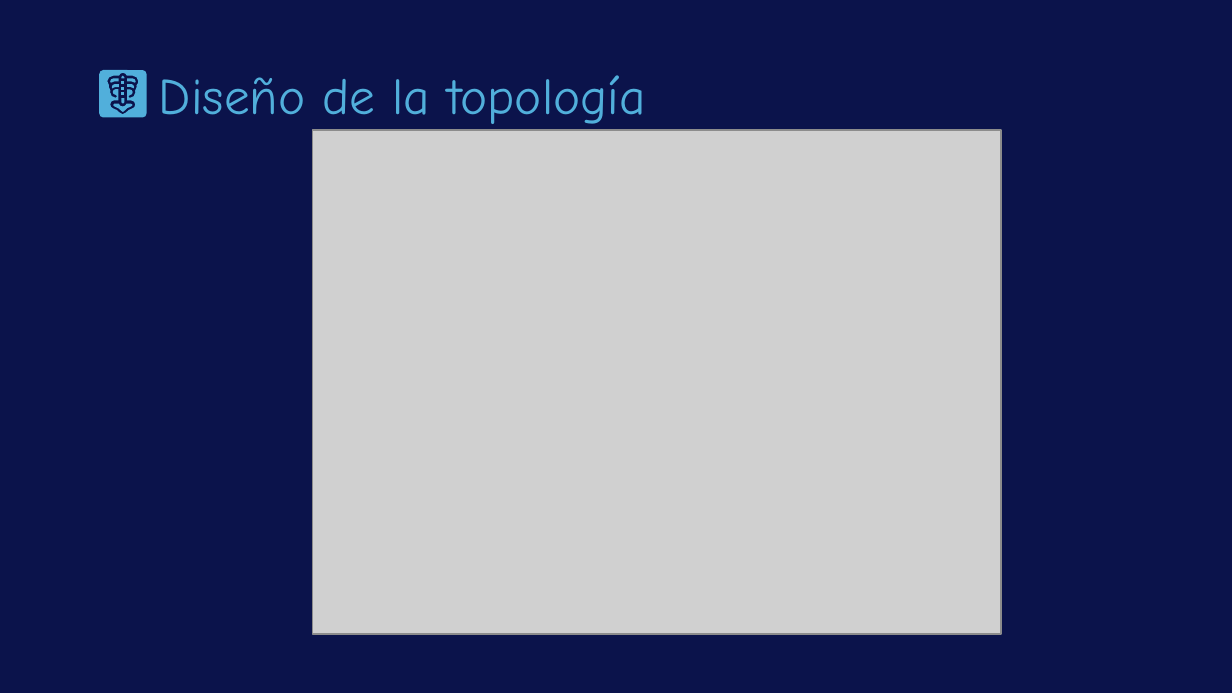
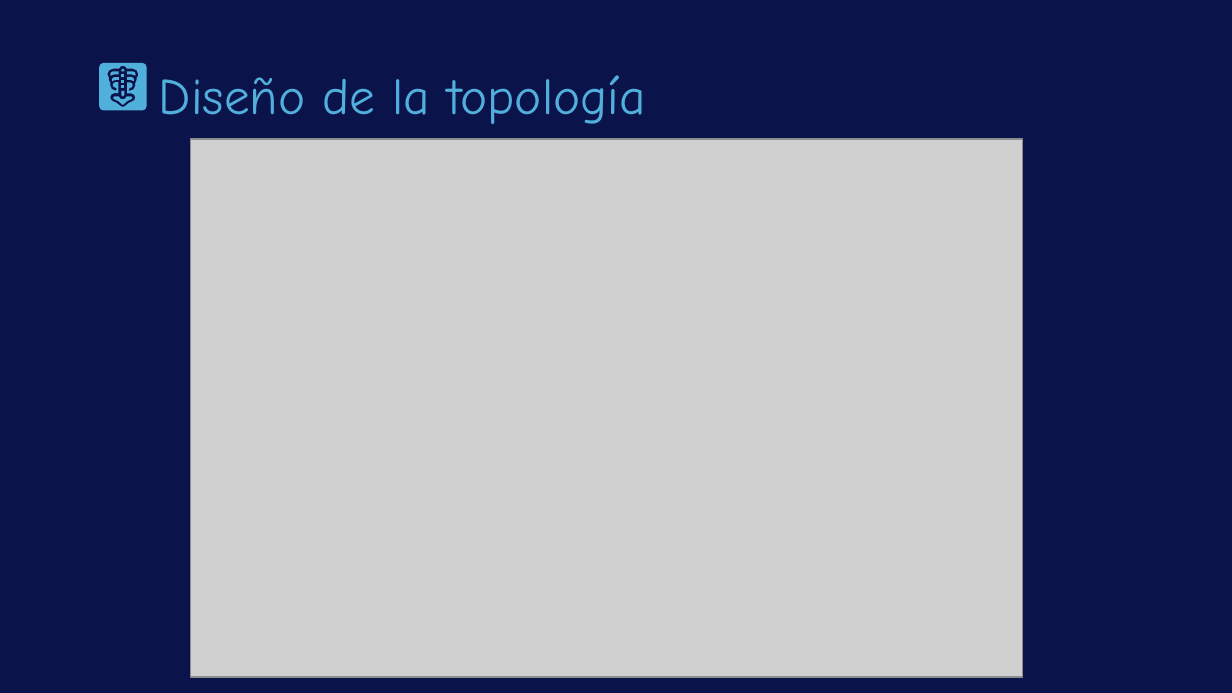
Before and after one commit to GatitosLab/final-lab, a slide deck: slide 5 of presentacion/LaolLinkConsulting_ProyectoFinalKyndryl_OlegLaura.v2.pptx. Drawn at 1232x693 pixels with LibreOffice and Linux fonts; fonts in the diff are those of the drawing; grey boxes stand for pictures; background and template pictures are left out. Boxes give left, top, right and bottom in pixels: in the first picture for what was removed or moved away, otherwise in the second. Text is boxed around its words. In the diff, an @@ line names an element or a change of style, - is before the commit and + after.

Commit message:
add: photos updated

```diff
--- a/presentacion/LaolLinkConsulting_ProyectoFinalKyndryl_OlegLaura.v2.pptx
+++ b/presentacion/LaolLinkConsulting_ProyectoFinalKyndryl_OlegLaura.v2.pptx
@@ 4 freeform shapes: place and size @@
-4 freeform shapes at (110,79,136,105)
+4 freeform shapes at (110,71,136,97)
@@ 7 freeform shapes: place and size @@
-7 freeform shapes at (100,70,147,118)
+7 freeform shapes at (100,63,147,111)
@@ picture: place and size @@
-picture at (313,129,1002,633)
+picture at (191,139,1023,678)
```
Also in this commit, not shown: 15 other slides changed.
